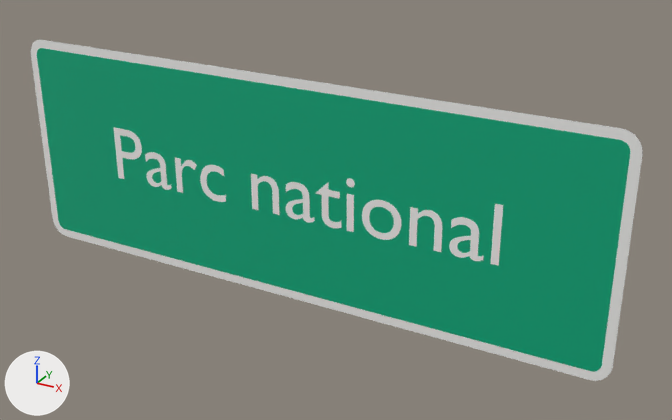
Renders of the glTF model panneaux/07_E_identification_voirie/E33a.glb from each side of a commit.
Camera for both pictures: a 50 mm lens placed at (0.958, -1.536, 0.753), pointed at (0.094, 0.034, -0.032). Every picture has the same lights, and +X, +Y and +Z are marked at lower left. The first picture is the older version. Where no turn or scale is listed for an object, it has been applied to the vertices. Vertices at exactly the same position are counted once.

In view in the first picture: 'E33a_cadre00', 'E33a_fond01', 'E33a_txt02' and 1 more.
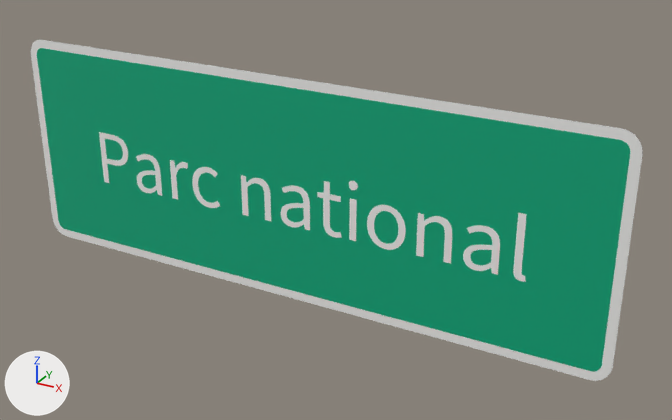
Changed parts and their boxes [x1, y1, x2, y2] in the pictures (672 x 420 px; the box of a moved part takes in the faces that stretch with it):
'E33a_txt02', reshaped (10% wider, 8% taller): before [113, 127, 503, 266]; after [99, 132, 527, 282]
part 1 of me_t_231, added: after [349, 198, 357, 241]
part 2 of me_t_231, rebuilt (12% taller): before [362, 200, 401, 240]; after [367, 205, 406, 250]
part 3 of me_t_231, rebuilt (23% taller): before [315, 182, 341, 228]; after [317, 181, 342, 238]
part 4 of me_t_231, rebuilt (7% wider, 9% taller): before [251, 173, 279, 215]; after [241, 175, 271, 221]
part 5 of me_t_231, rebuilt (9% wider, 13% taller): before [409, 207, 442, 252]; after [416, 213, 452, 264]
part 6 of me_t_231, rebuilt (17% narrower, 8% taller): before [175, 157, 197, 193]; after [170, 160, 188, 199]
part 7 of me_t_231, added: after [99, 132, 128, 183]
part 8 of me_t_231, added: after [513, 213, 527, 282]
part 9 of me_t_231, deleted: before [347, 194, 354, 232]
part 10 of me_t_231, moved or reshaped: before [113, 127, 355, 223]; after [136, 154, 358, 230]
part 11 of me_t_231, moved or reshaped: before [449, 204, 503, 266]; after [463, 225, 500, 275]

The change, as a diff of the scene's bpy script:
```diff
--- a/panneaux/07_E_identification_voirie/E33a.glb.py
+++ b/panneaux/07_E_identification_voirie/E33a.glb.py
@@ me_t_231 @@
 # used by ob_e33a_txt02; location = (0.0, -0.002, 0.0)
-me_t_231.from_pydata(...)  # 2110 vertices, 4188 faces; spans x -0.466..0.467, y 0.0, z -0.057..0.07
+me_t_231.from_pydata(...)  # 1922 vertices, 3812 faces; spans x -0.512..0.522, y 0.0, z -0.077..0.061
+# me_t_231 part 1: a new loose piece, a box spanning x 0.14615..0.16183, y -0.0002..0.0002, z -0.07435..0.01825, in mat_blanc_retro (white #f3f3f1)
+# me_t_231 part 2: the loose piece of 192 vertices spanning x 0.174..0.262, y 0.0, z -0.057..0.029 is rebuilt with 192 vertices and now spans x 0.186..0.272, y 0.0, z -0.077..0.021
+# me_t_231 part 3: the loose piece of 116 vertices spanning x 0.067..0.127, y 0.0, z -0.057..0.044 is rebuilt with 120 vertices and now spans x 0.071..0.128, y 0.0, z -0.077..0.044
+# me_t_231 part 4: the loose piece of 114 vertices spanning x -0.092..-0.023, y 0.0, z -0.055..0.029 is rebuilt with 114 vertices and now spans x -0.118..-0.044, y 0.0, z -0.074..0.021
+# me_t_231 part 5: the loose piece of 114 vertices spanning x 0.28..0.349, y 0.0, z -0.055..0.029 is rebuilt with 114 vertices and now spans x 0.296..0.37, y 0.0, z -0.074..0.021
+# me_t_231 part 6: the loose piece of 110 vertices spanning x -0.295..-0.234, y 0.0, z -0.055..0.029 is rebuilt with 110 vertices and now spans x -0.31..-0.259, y 0.0, z -0.074..0.021
+# me_t_231 part 7: a new loose piece of 112 vertices spanning x -0.512..-0.43, y 0.0, z -0.074..0.051, in mat_blanc_retro (white #f3f3f1)
+# me_t_231 part 8: a new loose piece of 104 vertices spanning x 0.496..0.522, y 0.0, z -0.077..0.061, in mat_blanc_retro (white #f3f3f1)
+# me_t_231 part 9: the loose piece of 8 vertices spanning x 0.139..0.156, y 0.0, z -0.055..0.027 is deleted
+# me_t_231 part 10: 1086 vertices removed from x -0.466..0.157, y 0.0, z -0.057..0.07; 782 vertices added at x -0.411..0.164, y 0.0, z -0.077..0.058
+# me_t_231 part 11: 352 vertices removed from x 0.365..0.467, y 0.0, z -0.057..0.07; 248 vertices added at x 0.395..0.467, y 0.0, z -0.077..0.021
 me_t_231.materials.append(mat_blanc_retro)
```
